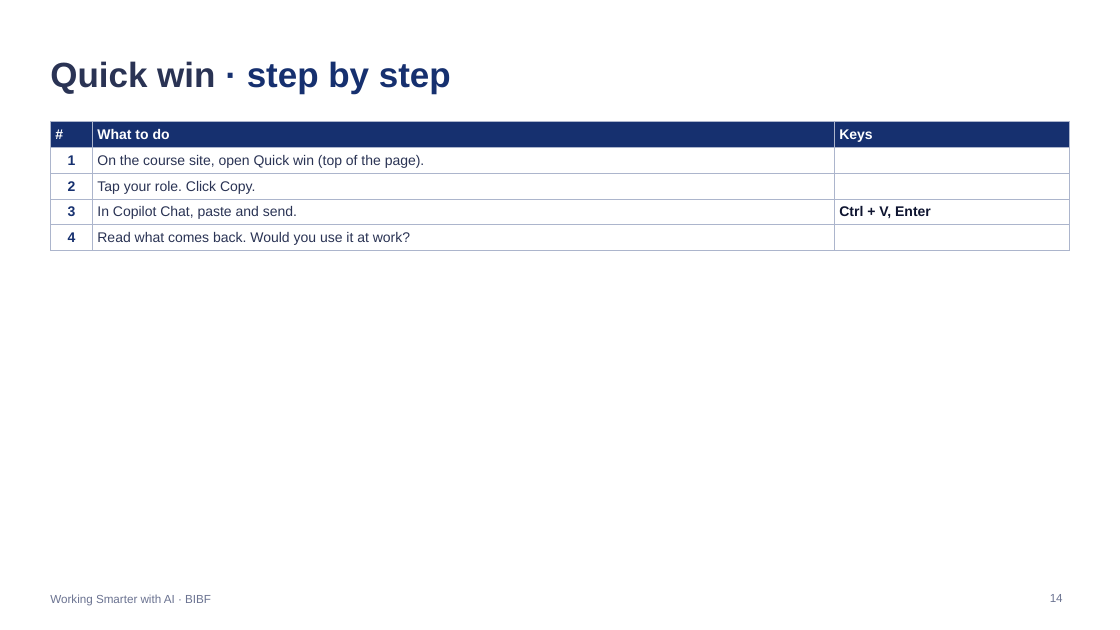
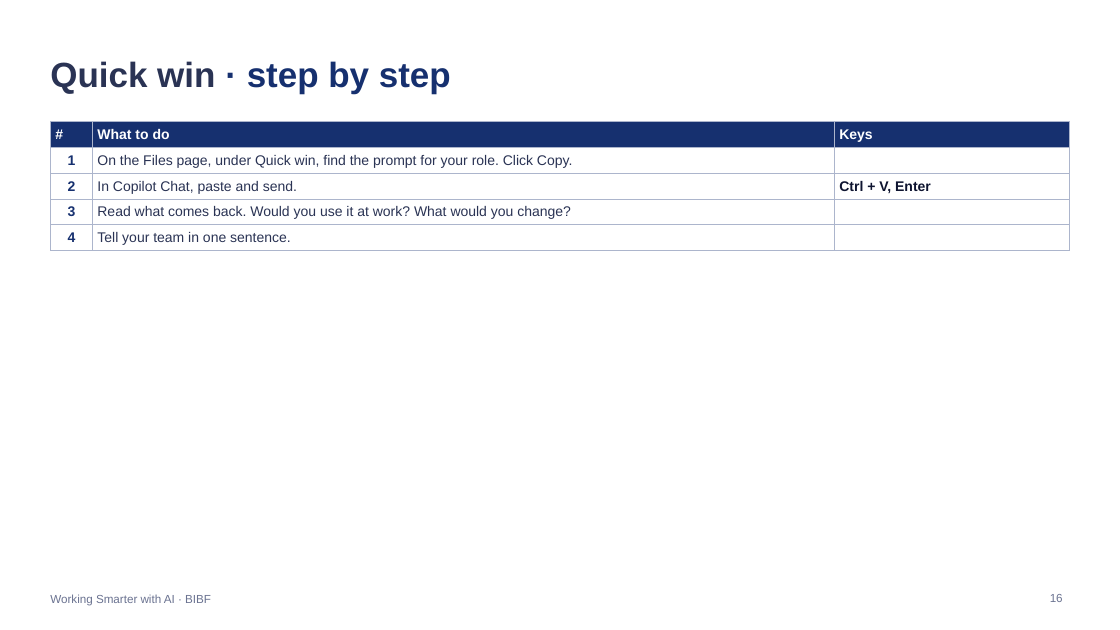
Before and after one commit to Iced377/bibf-arla, a slide deck: slide 16 of outputs/BIBF-Arla-Facilitator.pptx (slide 14 before the commit). Drawn at 1120x630 pixels with LibreOffice and Linux fonts; fonts in the diff are those of the drawing. Boxes give left, top, right and bottom in pixels: in the first picture for what was removed or moved away, otherwise in the second. Text is boxed around its words. In the diff, an @@ line names an element or a change of style, - is before the commit and + after.

```diff
--- a/outputs/BIBF-Arla-Facilitator.pptx
+++ b/outputs/BIBF-Arla-Facilitator.pptx
@@ table at [50, 122, 1070, 249] @@
-row 2, column 2: On the course site, open Quick win (top of the page).
+row 2, column 2: On the Files page, under Quick win, find the prompt for your role. Click Copy.
-row 3, column 2: Tap your role. Click Copy.
+row 3, column 2: In Copilot Chat, paste and send.
-row 3, column 3: 
+row 3, column 3: Ctrl + V, Enter
-row 4, column 2: In Copilot Chat, paste and send.
+row 4, column 2: Read what comes back. Would you use it at work? What would you change?
-row 4, column 3: Ctrl + V, Enter
+row 4, column 3: 
-row 5, column 2: Read what comes back. Would you use it at work?
+row 5, column 2: Tell your team in one sentence.
@@ page number at [1050, 594, 1063, 602]: text changed @@
-14
+16
```
Also in this commit, not shown: 15 other slides changed, 10 slides added, 15 other files.
